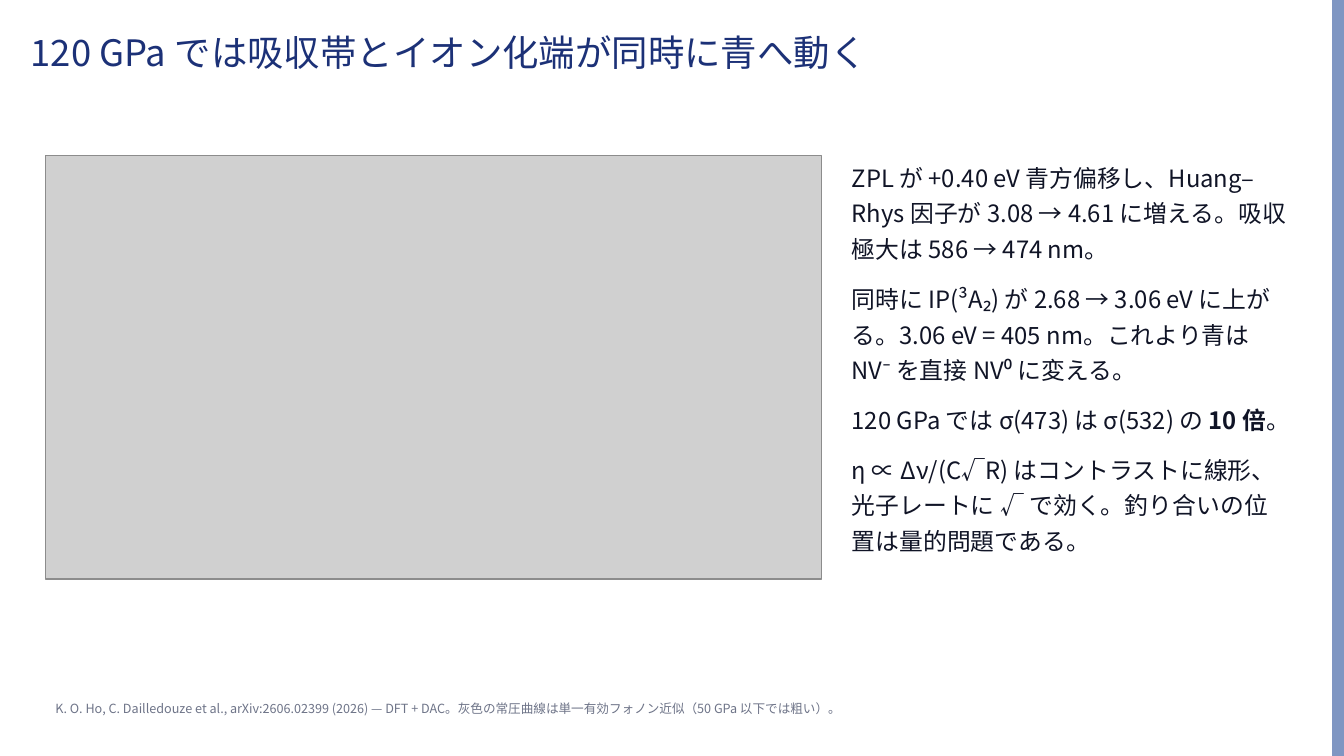
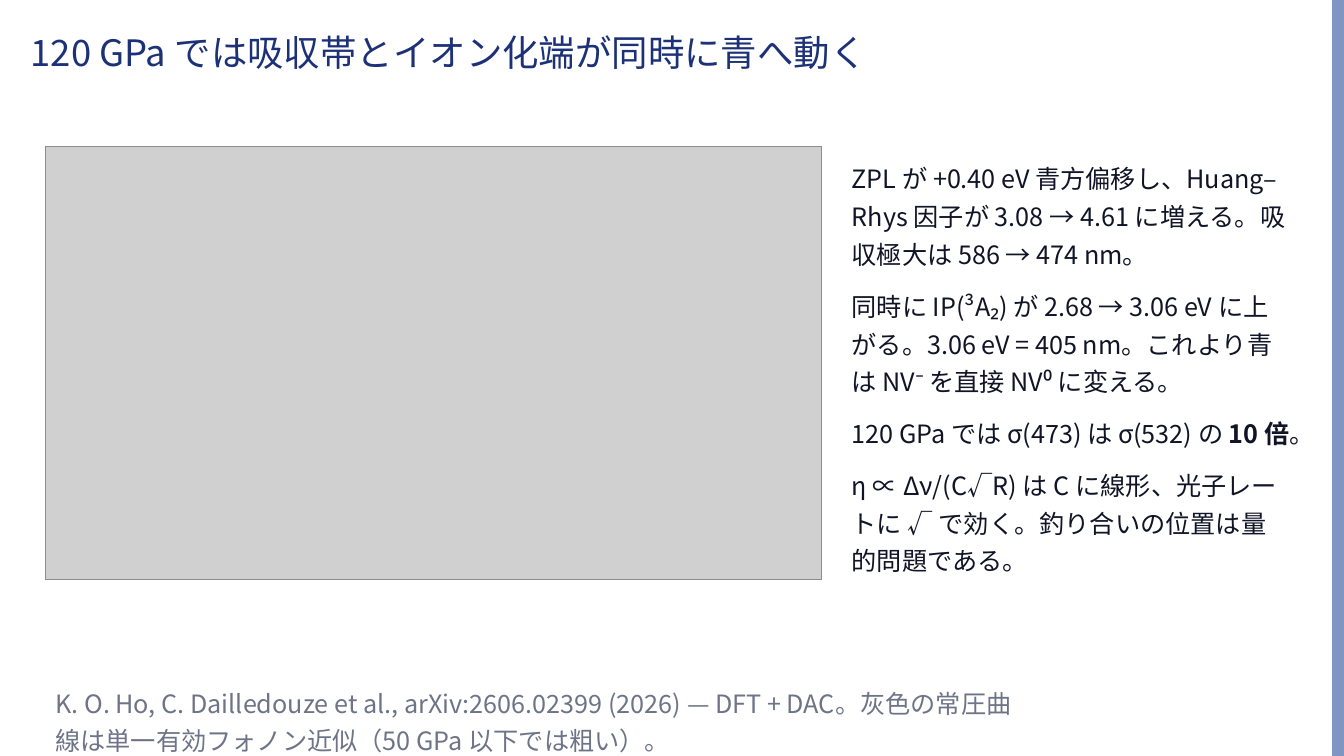
Before and after one commit to Risei412/ultra-high-pressure-ODMR, a slide deck: slide 4 of slides/odmr_473nm_talk.pptx. Drawn at 1344x756 pixels with LibreOffice and Linux fonts; fonts in the diff are those of the drawing; grey boxes stand for pictures; background and template pictures are left out. Boxes give left, top, right and bottom in pixels: in the first picture for what was removed or moved away, otherwise in the second. Text is boxed around its words. In the diff, an @@ line names an element or a change of style, - is before the commit and + after.

```diff
--- a/slides/odmr_473nm_talk.pptx
+++ b/slides/odmr_473nm_talk.pptx
@@ picture resized from (x1=45, y1=155, x2=822, y2=579) to (x1=45, y1=146, x2=822, y2=580) @@
@@ text at (x1=852, y1=166, x2=1314, y2=448): size 17 to 18 pt in "ZPL が +0.40 eV 青方偏移し、Huang–Rhys 因子が 3.08 ...", "同時に IP(³A₂) が 2.68 → 3.06 eV ...", "120 GPa では σ(473) は σ(532) の ..." @@
@@ text at (x1=852, y1=472, x2=1277, y2=572): text changed; size 17 to 18 pt @@
-η ∝ Δν/(C√R) はコントラストに線形、光子レートに √ で効く。釣り合いの位置は量的問題である。
+η ∝ Δν/(C√R) は C に線形、光子レートに √ で効く。釣り合いの位置は量的問題である。
@@ text "K. O. Ho, C. Dailledouze ..." moved from (x1=55, y1=702, x2=841, y2=715) to (x1=55, y1=692, x2=1012, y2=752) @@
@@ text "K. O. Ho, C. Dailledouze ..." at (x1=55, y1=692, x2=1012, y2=752): size 9 to 18 pt @@
```
Also in this commit, not shown: 8 other slides changed, 8 other files.
